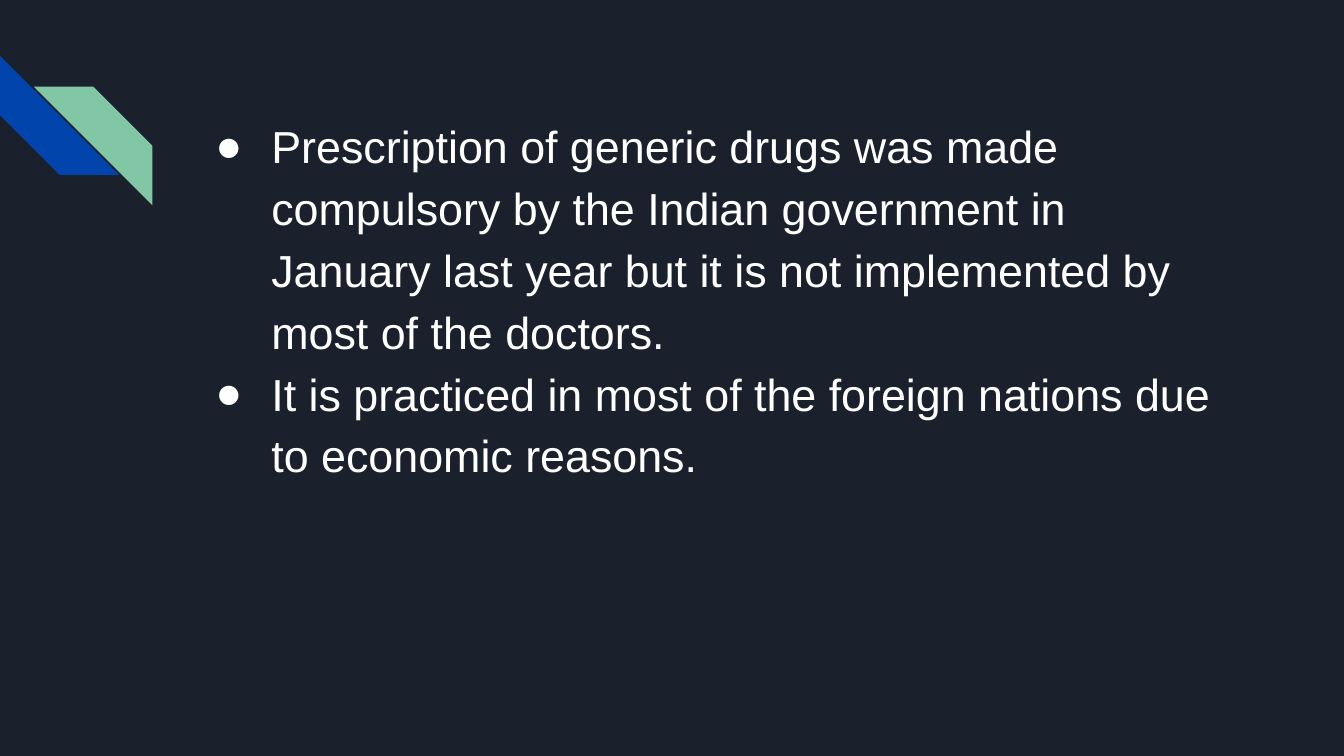
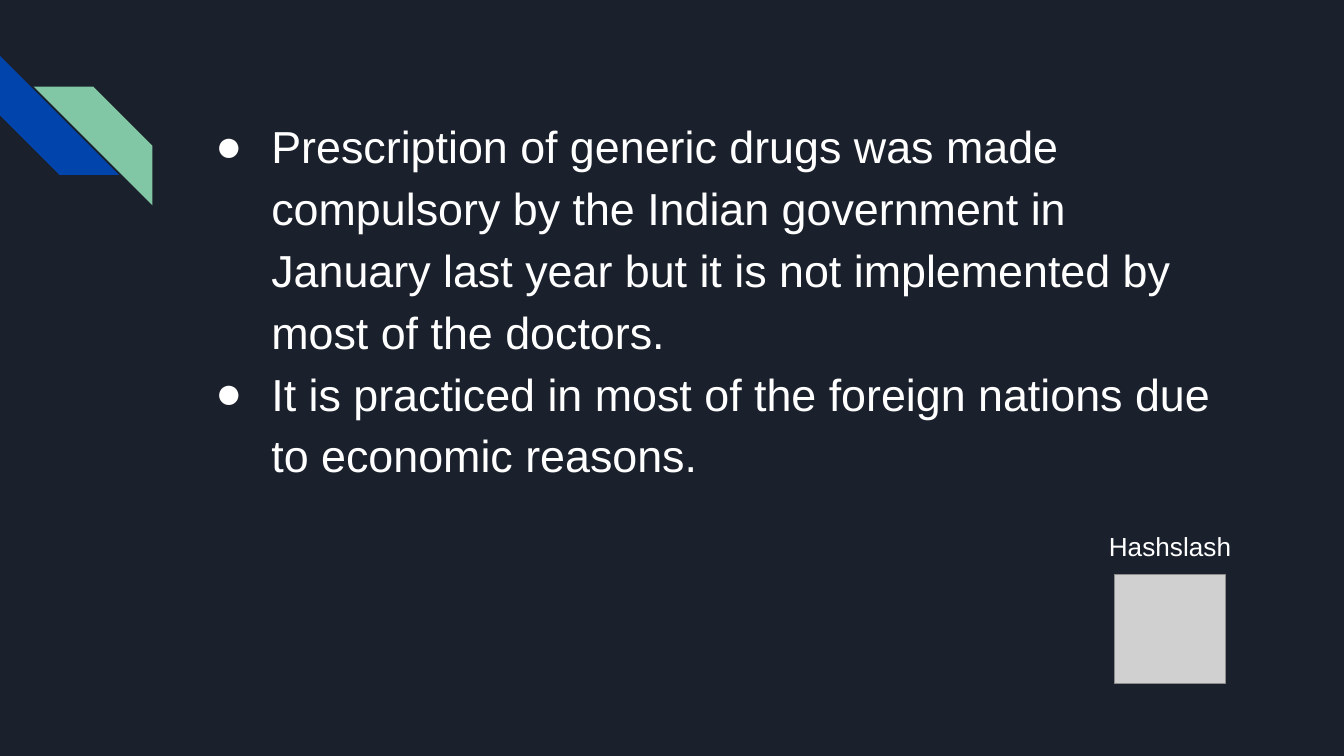
Before and after one commit to happy-thakur/hack3, a slide deck: slide 5 of presentation.pptx. Drawn at 1344x756 pixels with LibreOffice and Linux fonts; fonts in the diff are those of the drawing; grey boxes stand for pictures. Boxes give left, top, right and bottom in pixels: in the first picture for what was removed or moved away, otherwise in the second. Text is boxed around its words. In the diff, an @@ line names an element or a change of style, - is before the commit and + after.

Commit message:
ppt updated

```diff
--- a/presentation.pptx
+++ b/presentation.pptx
@@ text added at [1109,537,1231,557], 14 pt, text #FFFFFF @@
+Hashslash
@@ picture added at [1114,574,1224,683] @@
```
Also in this commit, not shown: 2 slides added, 3 other files.
